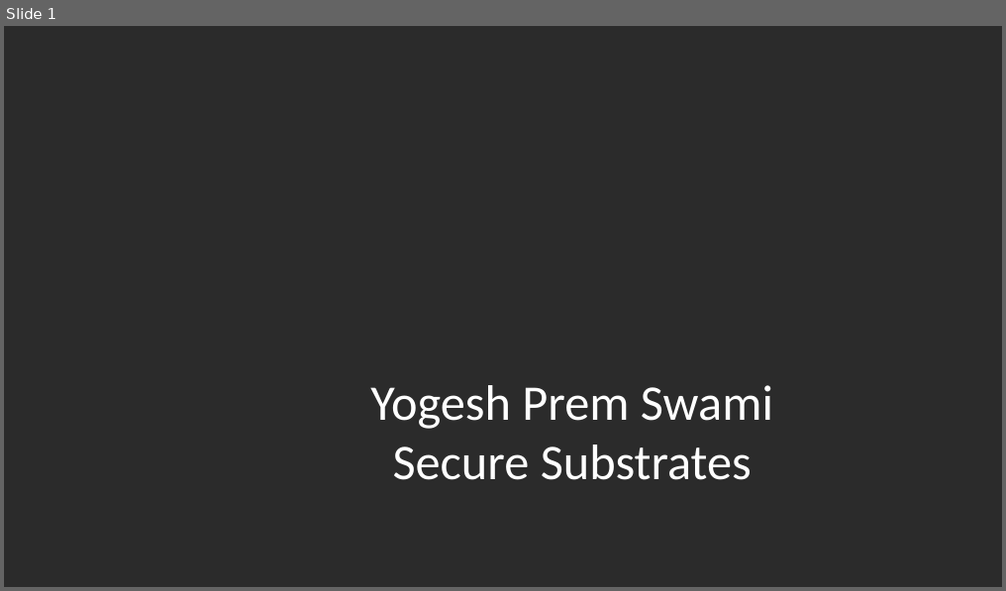
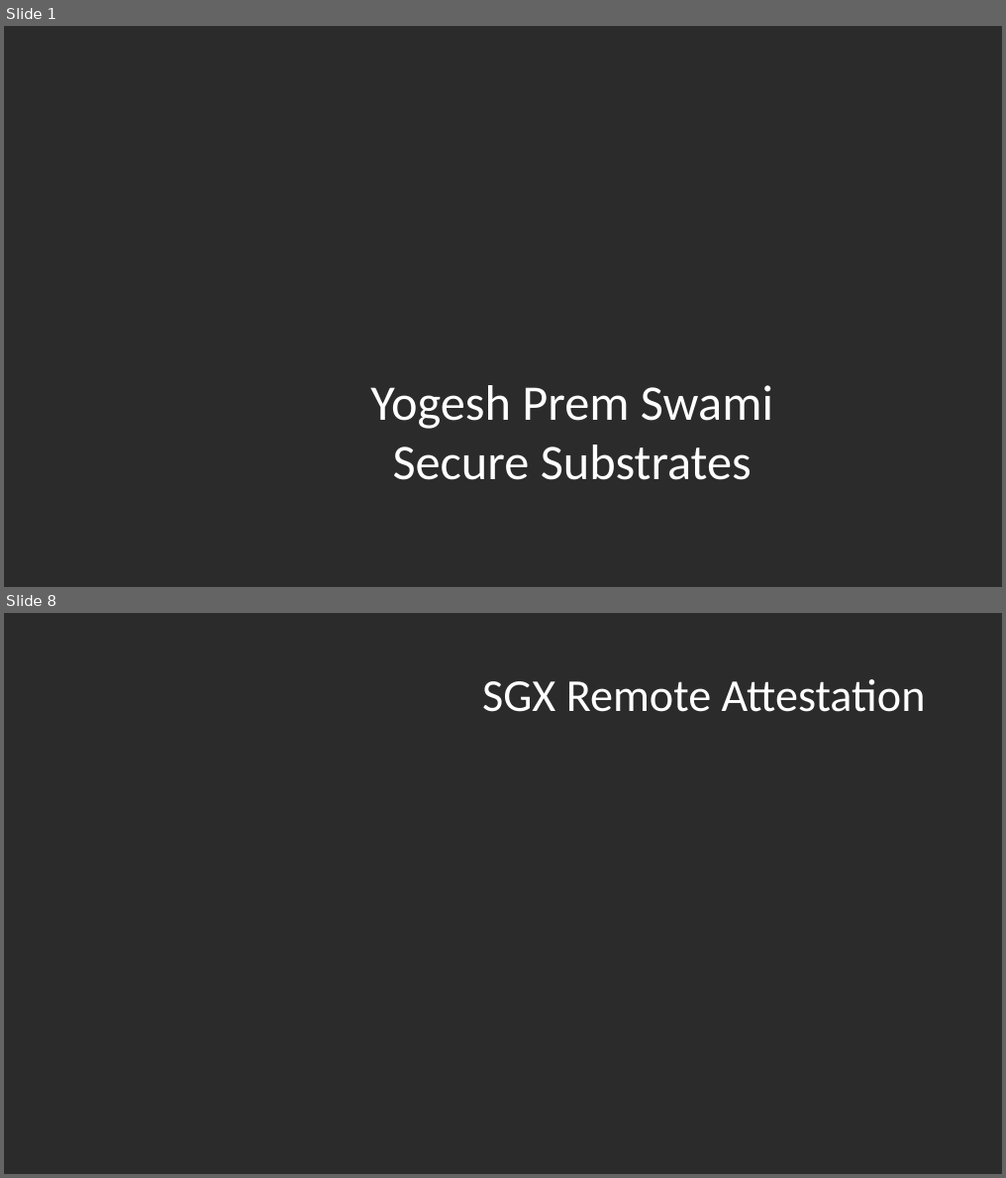
Before and after one commit to axelexic/sgx_remote_attestation_bh_17, a slide deck: presentation/bhusa17_yogesh_swami.pptx. Shown one above the other, each under a label of ours: slide 1 before the commit, slides 1 and 8 after it; the slides between them are not shown. The pictures are 1006x591 and 1006x1178 pixels, drawn with LibreOffice and Linux fonts; fonts in the diff are those of the drawing; background and template pictures are left out; a plain dark background stands for a picture behind light text. Boxes give left, top, right and bottom in pixels: in the first picture for what was removed or moved away, otherwise in the second. Text is boxed around its words. In the diff, an @@ line names an element or a change of style, - is before the commit and + after.

```diff
--- a/presentation/bhusa17_yogesh_swami.pptx
+++ b/presentation/bhusa17_yogesh_swami.pptx
@@ slide 8 added at [4, 613, 1002, 1174], background picture (left out) @@
@@ title added at [482, 679, 926, 712], 44 pt, text #FFFFFF @@
+SGX Remote Attestation
```
Also in this commit, not shown: 2 slides changed, 14 other slides added, 1 slide removed, 1 other file.
